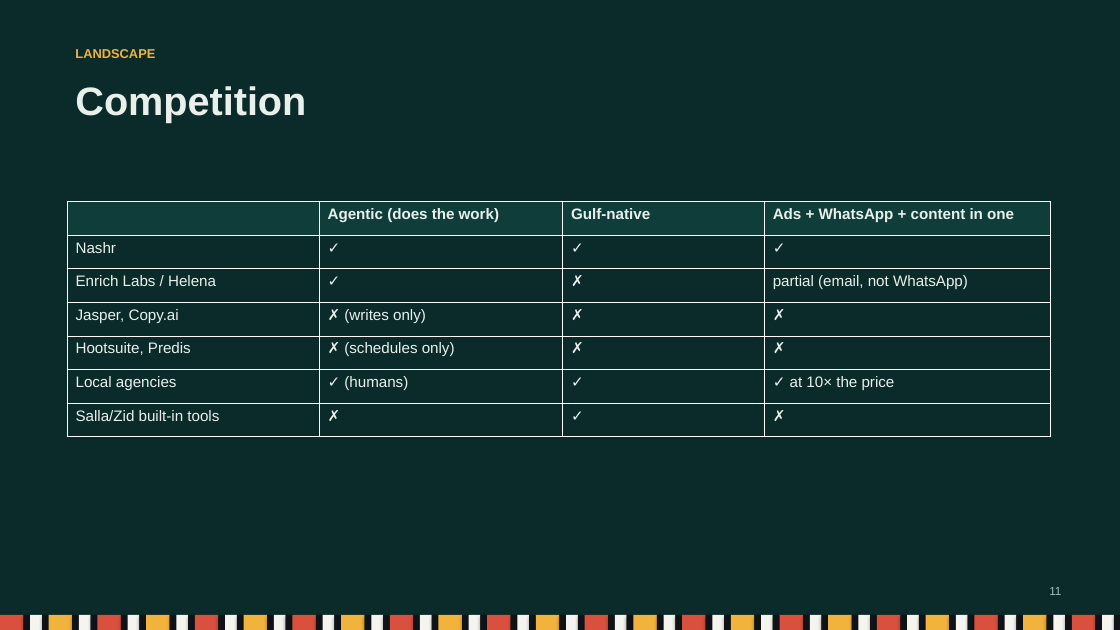
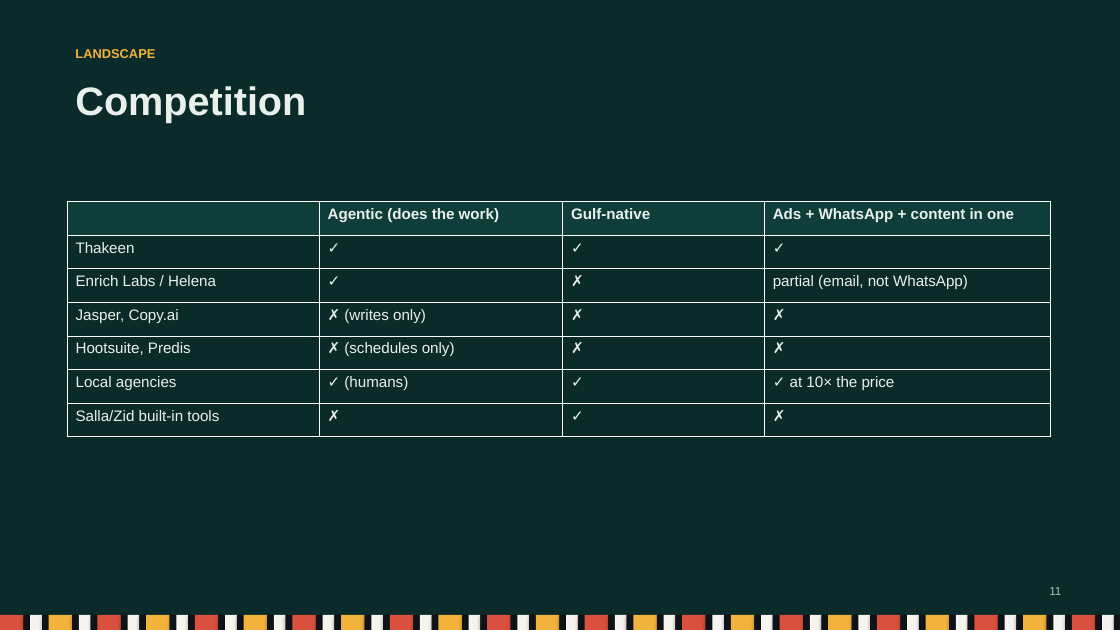
Before and after one commit to iAbulkhair/Nashr, a slide deck: slide 11 of docs/Nashr_Pitch_Deck.pptx. Drawn at 1120x630 pixels with LibreOffice and Linux fonts; fonts in the diff are those of the drawing. Boxes give left, top, right and bottom in pixels: in the first picture for what was removed or moved away, otherwise in the second. Text is boxed around its words. In the diff, an @@ line names an element or a change of style, - is before the commit and + after.

```diff
--- a/docs/Nashr_Pitch_Deck.pptx
+++ b/docs/Nashr_Pitch_Deck.pptx
@@ table at [67, 202, 1050, 437] @@
-row 2, column 1: Nashr
+row 2, column 1: Thakeen
```
Also in this commit, not shown: 10 other slides changed, 7 other files.
